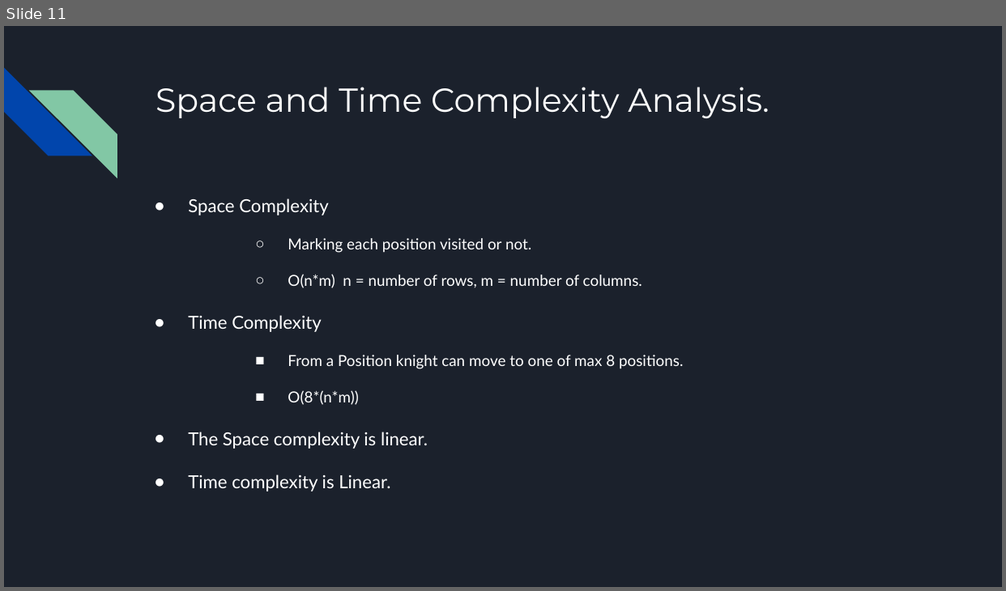
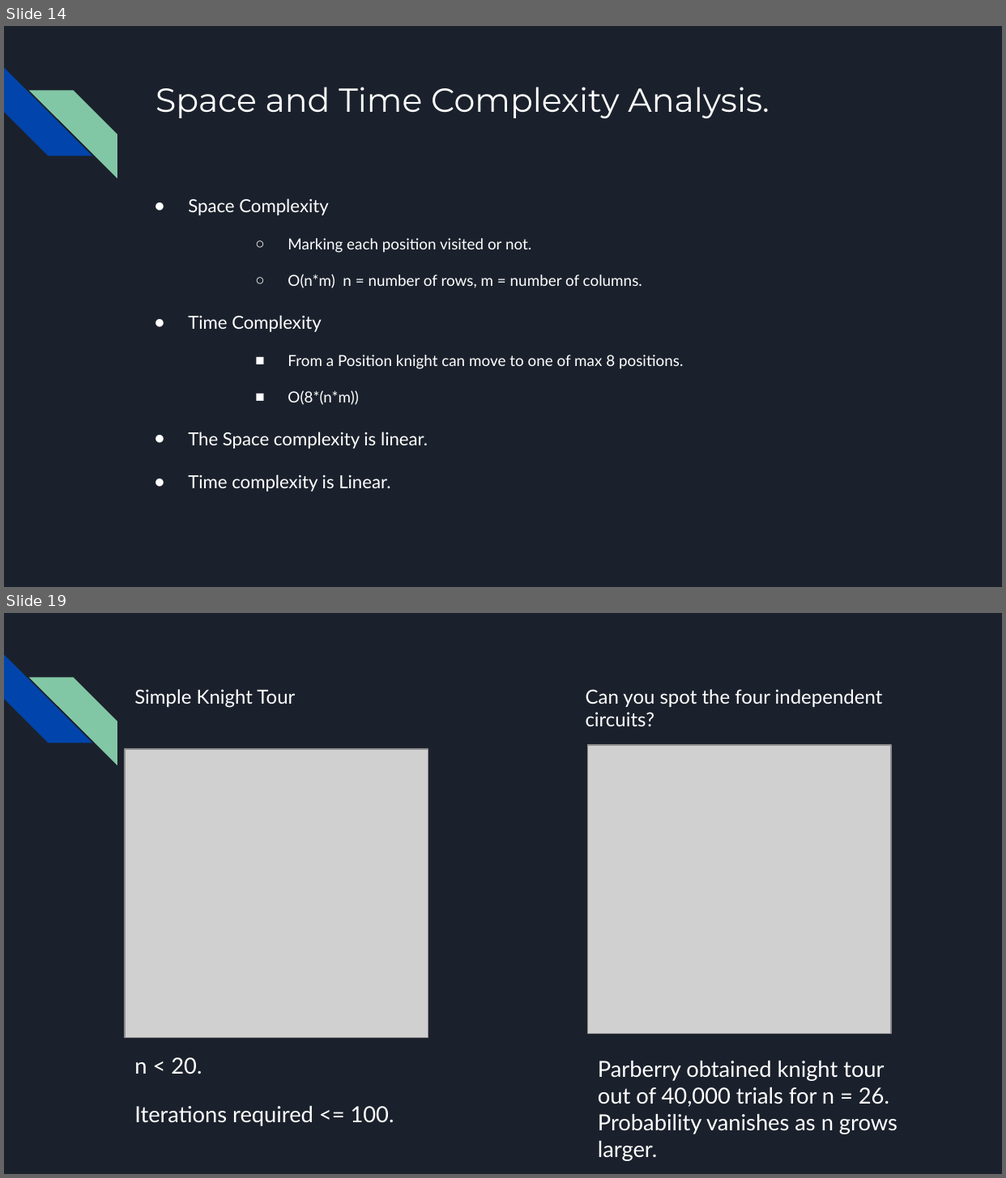
Before and after one commit to chaitanya0906/knight_tour, a slide deck: Knight's Tour.pptx. Shown one above the other, each under a label of ours: slide 11 before the commit, slides 14 and 19 after it; the slides between them are not shown. The pictures are 1006x591 and 1006x1178 pixels, drawn with LibreOffice and Linux fonts; fonts in the diff are those of the drawing; grey boxes stand for pictures. Boxes give left, top, right and bottom in pixels: in the first picture for what was removed or moved away, otherwise in the second. Text is boxed around its words. In the diff, an @@ line names an element or a change of style, - is before the commit and + after.

```diff
--- a/Knight's Tour.pptx
+++ b/Knight's Tour.pptx
@@ slide 19 added at (4, 613, 1002, 1174), background #1B212C; not listed: 2 template elements that a slide beside it also shows @@
@@ text added at (134, 689, 295, 708), 14 pt, text #FFFFFF @@
+Simple Knight Tour
@@ text added at (586, 689, 883, 726), 14 pt, text #FFFFFF @@
+Can you spot the four independent circuits?
@@ picture added at (125, 749, 428, 1038) @@
@@ picture added at (588, 745, 891, 1034) @@
@@ text added at (134, 1058, 394, 1127), 16 pt, text #FFFFFF @@
+n < 20.
+Iterations required <= 100.
@@ text added at (598, 1061, 897, 1161), 16 pt, text #FFFFFF @@
+Parberry obtained knight tour out of 40,000 trials for n = 26. Probability vanishes as n grows larger.
@@ what was slide 11 is now slide 14 @@
```
Also in this commit, not shown: 2 slides changed, 17 other slides added, 2 slides removed, 2 other files.
